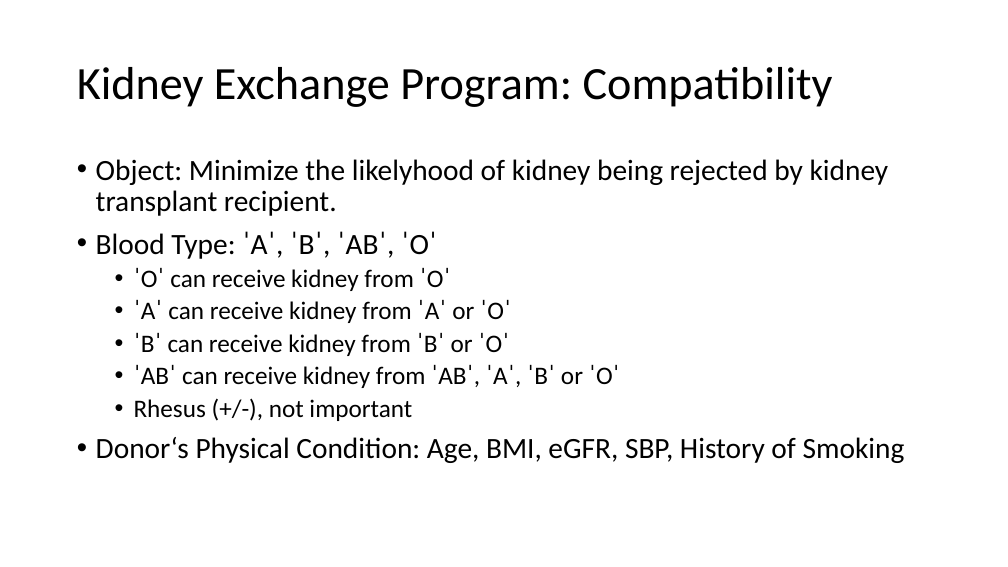
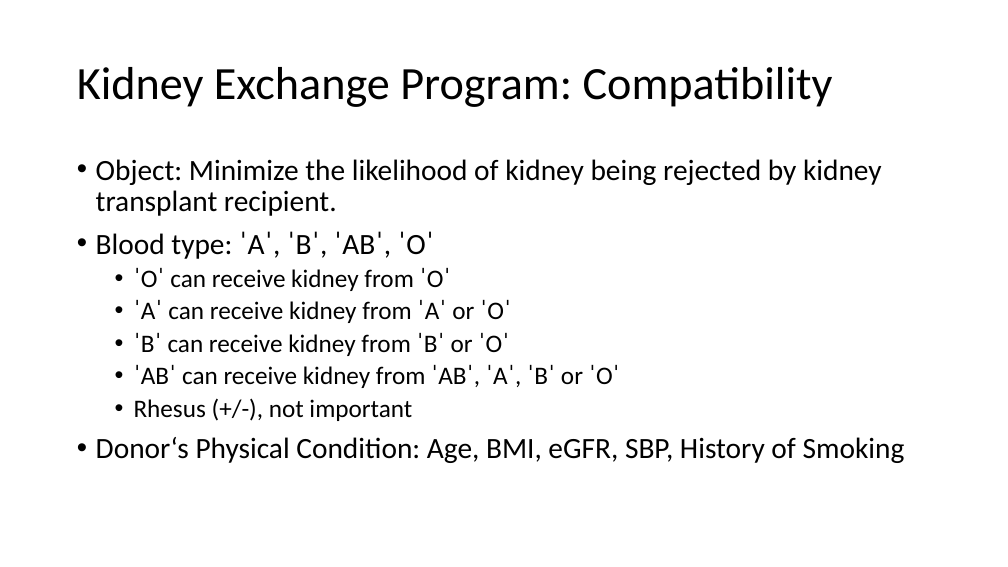
Before and after one commit to Kjarten/KidneyExchange-IS, a slide deck: slide 5 of Kidney Exchange Program.pptx. Drawn at 1008x567 pixels with LibreOffice and Linux fonts; fonts in the diff are those of the drawing. Boxes give left, top, right and bottom in pixels: in the first picture for what was removed or moved away, otherwise in the second. Text is boxed around its words. In the diff, an @@ line names an element or a change of style, - is before the commit and + after.

```diff
--- a/Kidney Exchange Program.pptx
+++ b/Kidney Exchange Program.pptx
@@ text at box(96, 159, 882, 259): text changed @@
-• Object: Minimize the likelyhood of kidney being rejected by kidney transplant recipient.
-• Blood Type: ˈAˈ, ˈBˈ, ˈABˈ, ˈOˈ
+• Object: Minimize the likelihood of kidney being rejected by kidney transplant recipient.
+• Blood type: ˈAˈ, ˈBˈ, ˈABˈ, ˈOˈ
```
Also in this commit, not shown: 5 other slides changed.
